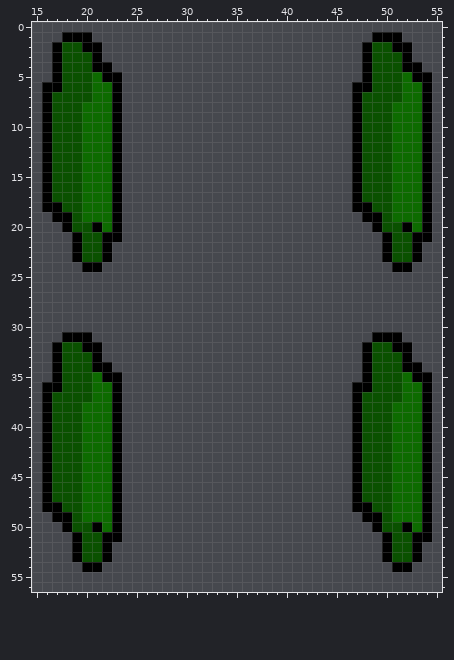
Two versions of one pixel-art sprite, Assets/Sprites/robot1/brazo trasero.png. The picture above was drawn from the file before the commit.
The file is 60x60 pixels. Shown: x 15..55, y 0..56.
Once edited:
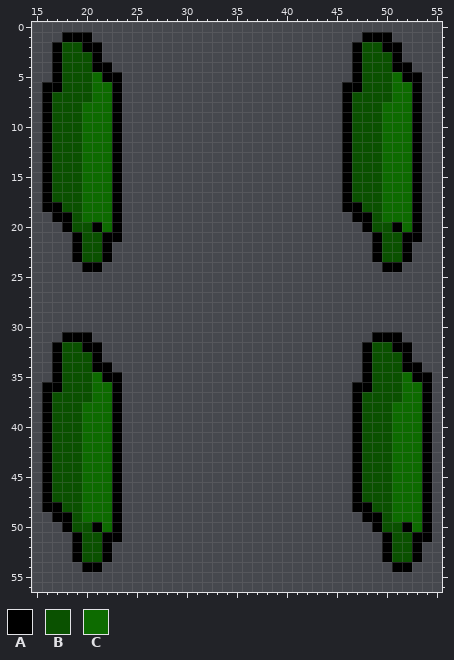
Palette (. is transparent): A #000000  B #0a5100  C #0d6b00
Changes in this commit:
Colour A is added in row 1 at x 48; in rows 2 to 5 at x 47; in rows 6 to 18 at x 46; in row 19 at x 47; in row 20 at x 48; in rows 21 to 23 at x 49.
Colour A is added in row 24 at x 50.
Colour A replaces colour B in row 2 at x 50; in rows 3 to 4 at x 51; in row 20 at x 51; in rows 21 to 23 at x 52.
Colour A replaces colour C in row 5 at x 52; in rows 6 to 20 at x 53.
Colour B replaces colour A in rows 2 to 6 at x 48; in rows 7 to 17 at x 47; in row 18 at x 48; in rows 19 to 20 at x 49; in rows 21 to 23 at x 50.
Colour C replaces colour A in row 20 at x 52.
Colour C replaces colour B in rows 5 to 7 at x 51; in rows 8 to 19 at x 50.
The author cleared colour A in row 1 at x 51; in rows 2 to 3 at x 52; in row 4 at x 53; in rows 5 to 21 at x 54; in rows 22 to 23 at x 53; in row 24 at x 52.
